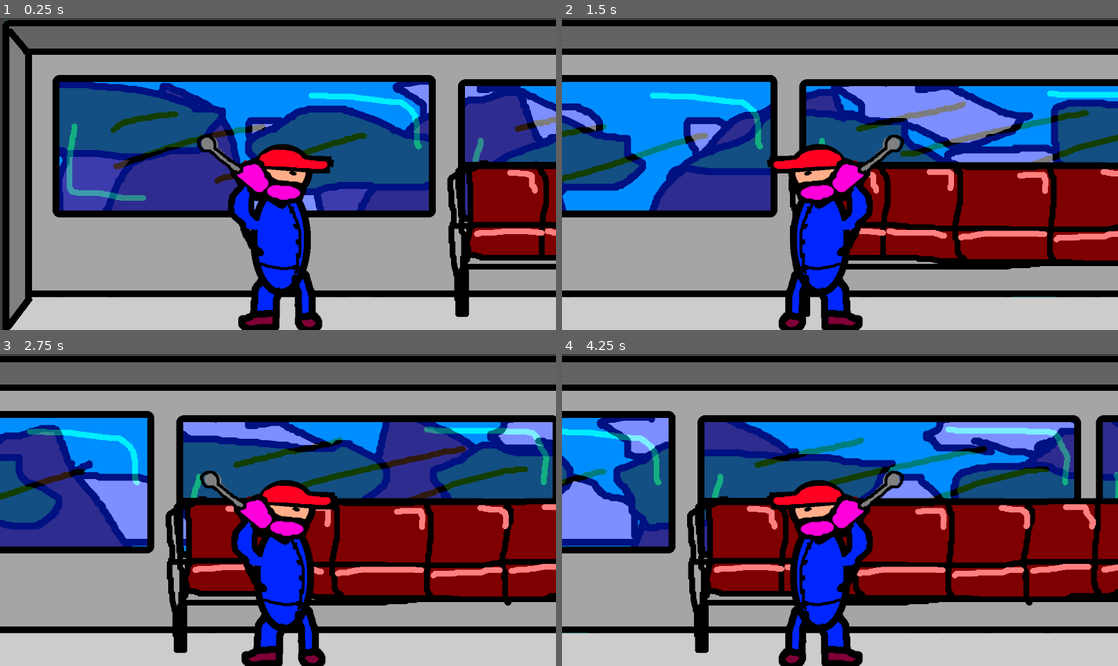
Above: before the commit, frames 1-4 (two rows, left to right).
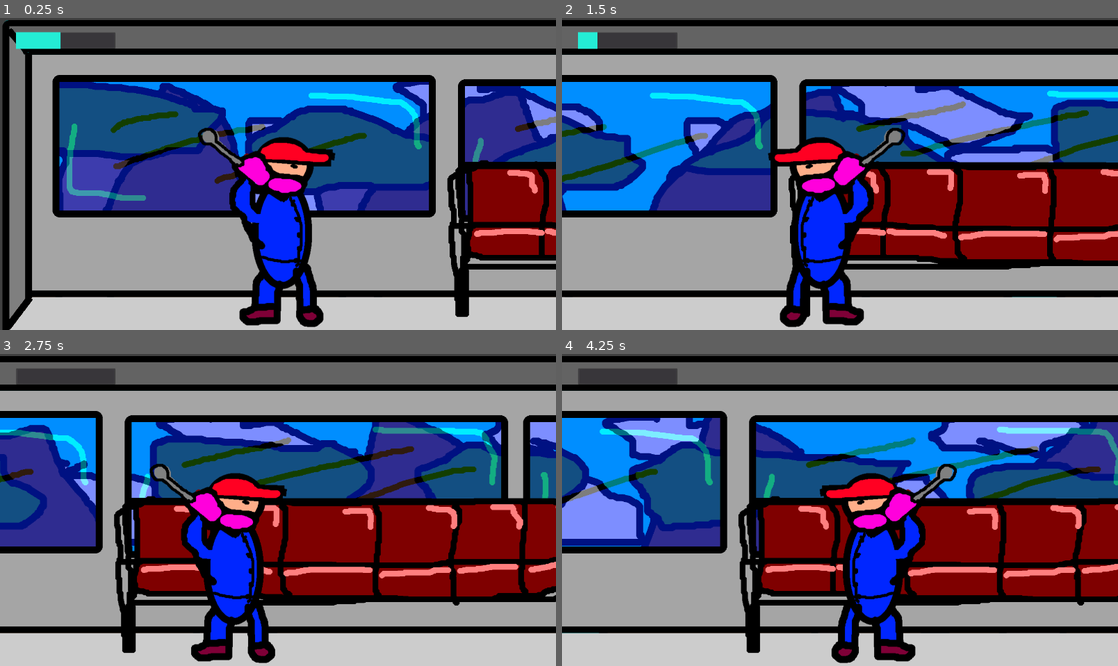
Above: after the commit, the same moments.

Repository: GoblinsGaming/lostrelicgame
Game: Godot game, scene res://Main.tscn
The game is run twice, just before and just after one commit, with the same random seed, the same clock (stepped at 60 frames per second) and the same inputs.
Inputs:
- Up to frame 1 (0.25 s): no input
- Up to frame 2 (1.5 s): hold D (right) 0.53-1.28 s; tap Keypad 0 (drift_camera) at 0.6, 1.35 s; hold A (left) from 1.28 s (still down)
- Up to frame 3 (2.75 s): release A (left) at 2.03 s; hold D (right) from 2.03 s (still down); tap Keypad 0 (drift_camera) at 2.1 s
- Up to frame 4 (4.25 s): tap Keypad 0 (drift_camera) at 2.85, 3.6 s; release D (right) at 3.53 s; hold A (left) from 3.53 s (still down)

The runs differ from the first frame. In frame 1, 5.6% of the frame differs, in the area x 2-61%, y 4-100%; in frame 2, 5.2%; in frame 3, 35%, in the area x 0-100%, y 4-100%; in frame 4, 34%.

Commit message:
Signal fills up and reduces.

Diff:
--- /dev/null
+++ b/GameController.gd
@@ -0,0 +1,28 @@
+extends Node2D
+
+
+# Declare member variables here. Examples:
+# var a = 2
+# var b = "text"
+
+export var signal_half_width = 275
+export var signal_fill_speed = 20
+export var signal_reduction_speed = 20
+
+# Called when the node enters the scene tree for the first time.
+func _ready():
+	pass # Replace with function body.
+
+
+func _process(delta):
+	var player_x = $PlayerController/Player.position.x
+	var signal_x = $SignalPoint.position.x
+	var signal_bar = $CanvasLayer/SignalBar/ProgressBar
+
+
+	if abs(signal_x - player_x) <= signal_half_width:
+		if signal_bar.value <= 100:
+			signal_bar.value = signal_bar.value + signal_fill_speed*delta
+	else:
+		if signal_bar.value >= 0:
+			signal_bar.value = signal_bar.value - signal_reduction_speed*delta
--- a/Main.tscn
+++ b/Main.tscn
@@ -10,80 +10,109 @@
 [ext_resource path="res://placeholders/mainchar.png" type="Texture" id=8]
 [ext_resource path="res://placeholders/windows.png" type="Texture" id=9]
 [ext_resource path="res://placeholders/chairs.png" type="Texture" id=10]
+[ext_resource path="res://placeholders/signal_point.png" type="Texture" id=11]
+[ext_resource path="res://GameController.gd" type="Script" id=12]
+
+[sub_resource type="StyleBoxFlat" id=1]
+bg_color = Color( 0.141176, 0.92549, 0.835294, 1 )
 
 [node name="Main" type="Node2D"]
 
-[node name="background" type="Node2D" parent="."]
+[node name="GameController" type="Node2D" parent="."]
+script = ExtResource( 12 )
 
-[node name="WildernessBackground" type="ParallaxBackground" parent="background"]
+[node name="background" type="Node2D" parent="GameController"]
+
+[node name="WildernessBackground" type="ParallaxBackground" parent="GameController/background"]
 script = ExtResource( 6 )
 train_speed = 200
 
-[node name="Sprite" type="Sprite" parent="background/WildernessBackground"]
+[node name="Sprite" type="Sprite" parent="GameController/background/WildernessBackground"]
 texture = ExtResource( 5 )
 centered = false
 
-[node name="CloudLayer" type="ParallaxLayer" parent="background/WildernessBackground"]
+[node name="CloudLayer" type="ParallaxLayer" parent="GameController/background/WildernessBackground"]
 motion_mirroring = Vector2( 5120, 0 )
 
-[node name="Sprite" type="Sprite" parent="background/WildernessBackground/CloudLayer"]
+[node name="Sprite" type="Sprite" parent="GameController/background/WildernessBackground/CloudLayer"]
 texture = ExtResource( 3 )
 centered = false
 
-[node name="MountainLayer" type="ParallaxLayer" parent="background/WildernessBackground"]
+[node name="MountainLayer" type="ParallaxLayer" parent="GameController/background/WildernessBackground"]
 motion_scale = Vector2( 0.01, 1 )
 motion_mirroring = Vector2( 5120, 0 )
 
-[node name="Sprite" type="Sprite" parent="background/WildernessBackground/MountainLayer"]
+[node name="Sprite" type="Sprite" parent="GameController/background/WildernessBackground/MountainLayer"]
 texture = ExtResource( 2 )
 centered = false
 
-[node name="TreeLayer" type="ParallaxLayer" parent="background/WildernessBackground"]
+[node name="TreeLayer" type="ParallaxLayer" parent="GameController/background/WildernessBackground"]
 motion_mirroring = Vector2( 5120, 0 )
 
-[node name="Sprite" type="Sprite" parent="background/WildernessBackground/TreeLayer"]
+[node name="Sprite" type="Sprite" parent="GameController/background/WildernessBackground/TreeLayer"]
 texture = ExtResource( 4 )
 centered = false
 
-[node name="train" type="Node2D" parent="."]
+[node name="train" type="Node2D" parent="GameController"]
 
-[node name="windows" type="Sprite" parent="train"]
+[node name="windows" type="Sprite" parent="GameController/train"]
 modulate = Color( 0, 0.858824, 1, 0.509804 )
 texture = ExtResource( 9 )
 centered = false
 
-[node name="Sprite" type="Sprite" parent="train"]
+[node name="Sprite" type="Sprite" parent="GameController/train"]
 texture = ExtResource( 1 )
 centered = false
 
-[node name="chairs" type="Node2D" parent="train"]
+[node name="chairs" type="Node2D" parent="GameController/train"]
 
-[node name="Sprite" type="Sprite" parent="train/chairs"]
+[node name="Sprite" type="Sprite" parent="GameController/train/chairs"]
 position = Vector2( 1021, 308 )
 texture = ExtResource( 10 )
 centered = false
 
-[node name="Sprite2" type="Sprite" parent="train/chairs"]
+[node name="Sprite2" type="Sprite" parent="GameController/train/chairs"]
 position = Vector2( 2870, 332 )
 texture = ExtResource( 10 )
 centered = false
 
-[node name="PlayerController" type="Node2D" parent="."]
+[node name="PlayerController" type="Node2D" parent="GameController"]
 script = ExtResource( 7 )
 
-[node name="Player" type="Node2D" parent="PlayerController"]
+[node name="Player" type="Node2D" parent="GameController/PlayerController"]
 position = Vector2( 670, 488 )
 
-[node name="Sprite" type="Sprite" parent="PlayerController/Player"]
-position = Vector2( -12, 33 )
+[node name="Sprite" type="Sprite" parent="GameController/PlayerController/Player"]
+position = Vector2( -9, 16 )
 texture = ExtResource( 8 )
 
-[node name="CameraNode" type="Node2D" parent="PlayerController/Player"]
+[node name="CameraNode" type="Node2D" parent="GameController/PlayerController/Player"]
 
-[node name="Camera2D" type="Camera2D" parent="PlayerController/Player/CameraNode"]
+[node name="Camera2D" type="Camera2D" parent="GameController/PlayerController/Player/CameraNode"]
 position = Vector2( -678, -486 )
 anchor_mode = 0
 current = true
 limit_left = 0
 limit_right = 5120
 smoothing_speed = 1.0
+
+[node name="SignalPoint" type="Node2D" parent="GameController"]
+modulate = Color( 1, 1, 1, 0.443137 )
+position = Vector2( 2699, 431 )
+
+[node name="Sprite" type="Sprite" parent="GameController/SignalPoint"]
+texture = ExtResource( 11 )
+
+[node name="CanvasLayer" type="CanvasLayer" parent="GameController"]
+
+[node name="SignalBar" type="Node2D" parent="GameController/CanvasLayer"]
+
+[node name="ProgressBar" type="ProgressBar" parent="GameController/CanvasLayer/SignalBar"]
+margin_left = 39.0
+margin_top = 35.0
+margin_right = 284.0
+margin_bottom = 76.0
+custom_styles/fg = SubResource( 1 )
+step = 0.0
+value = 50.0
+percent_visible = false
--- a/PlayerController.gd
+++ b/PlayerController.gd
@@ -18,16 +18,17 @@
 
 
 func _process(delta):
+	camera_drift_settings()
+
 	if Input.is_action_pressed("right"):
 		$Player.position.x += player_speed*delta
 		$Player/Sprite.flip_h = false
 	elif Input.is_action_pressed("left"):
 		$Player.position.x -= player_speed*delta
 		$Player/Sprite.flip_h = true
-	else:
-		drift_camera(delta)
+	drift_camera(delta)
 
-func drift_camera(delta):
+func camera_drift_settings():
 	if Input.is_action_just_pressed("drift_camera"):
 		is_camera_drifting = not is_camera_drifting
 	if Input.is_action_just_pressed("camera_drift_up"):
@@ -35,6 +36,7 @@
 	if Input.is_action_just_pressed("camera_drift_down"):
 		still_camera_drift_speed /= sqrt(2)
 
+func drift_camera(delta):
 	if not is_camera_drifting:
 		$Player/CameraNode.position.x = 0
 		return
Not shown: 1 places in Main.tscn that only renumber resources
Binary file added: placeholders/signal_point.png
Not shown, added: placeholders/signal_point.png.import
